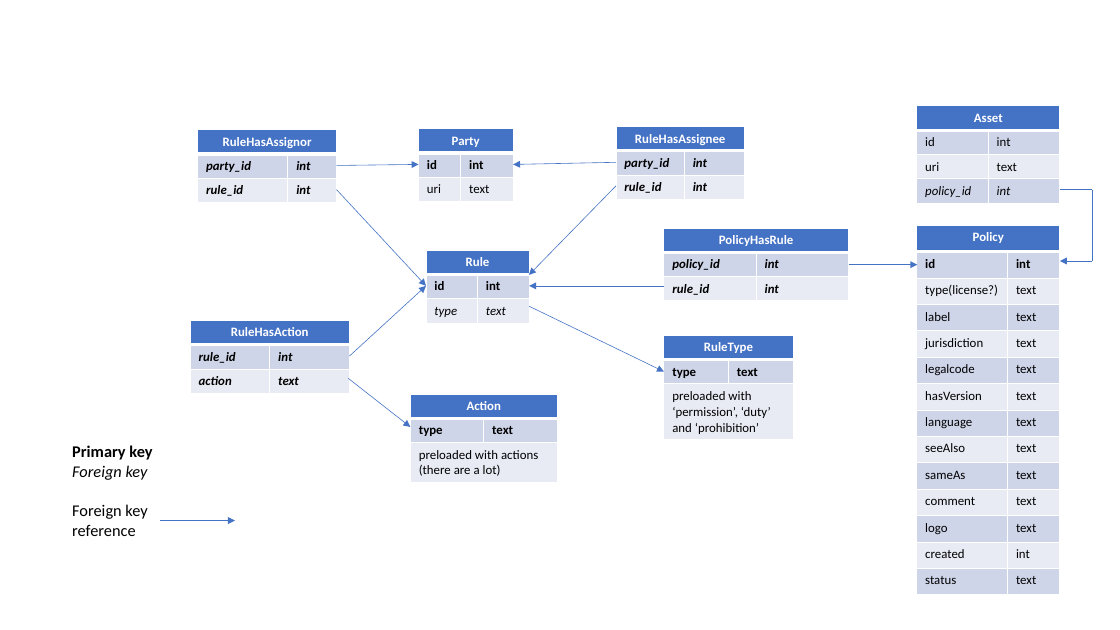
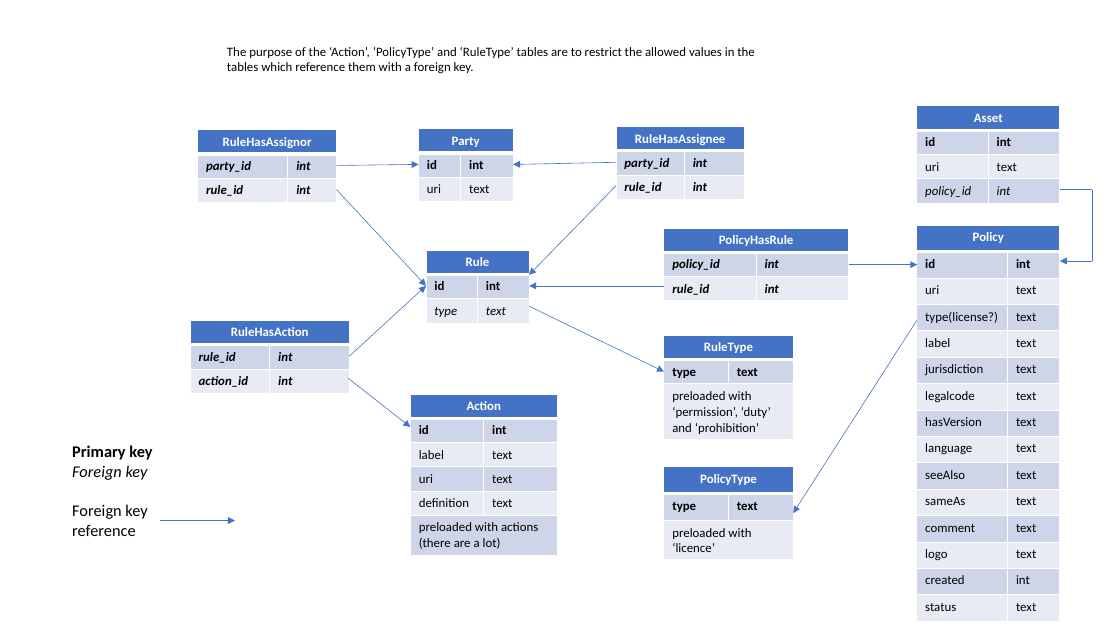
Before and after one commit to CSIRO-enviro-informatics/licences-catalogue, a slide deck: slide 2 of _docs/DataModel.pptx. Drawn at 1120x630 pixels with LibreOffice and Linux fonts; fonts in the diff are those of the drawing. Boxes give left, top, right and bottom in pixels: in the first picture for what was removed or moved away, otherwise in the second. Text is boxed around its words. In the diff, an @@ line names an element or a change of style, - is before the commit and + after.

Commit message:
Added POLICY_TYPE table Added ON DELETE CASCADE to appropriate tables create_database.py can now be accessed via importing a module or by the command-line Updated DataModel with changes to the database Added db_access.py Set up unit testing for db_access.py

```diff
--- a/_docs/DataModel.pptx
+++ b/_docs/DataModel.pptx
@@ text added at box(227, 47, 754, 74), 11 pt, text #000000 @@
+The purpose of the ‘Action’, ‘PolicyType’ and ‘RuleType’ tables are to restrict the allowed values in the
+tables which reference them with a foreign key.
@@ table at box(917, 106, 1060, 201) @@
@@ bold on in "id", "int" @@
@@ table at box(917, 225, 1060, 622) @@
+row 3: uri | text
@@ table at box(190, 320, 350, 392) @@
-row 3, column 1: action
+row 3, column 1: action_id
-row 3, column 2: text
+row 3, column 2: int
@@ arrow added from (917, 320) to (793, 513), #4472C4 0.5 pt @@
@@ table at box(411, 394, 557, 553) @@
-row 2: type | text
+row 2: id | int
+row 3: label | text
+row 4: uri | text
+row 5: definition | text
@@ table added at box(664, 466, 793, 560), 3 rows, 2 columns @@
+PolicyType | 
+type | text
+preloaded with ‘licence’ | 
```
Also in this commit, not shown: 7 other files.
